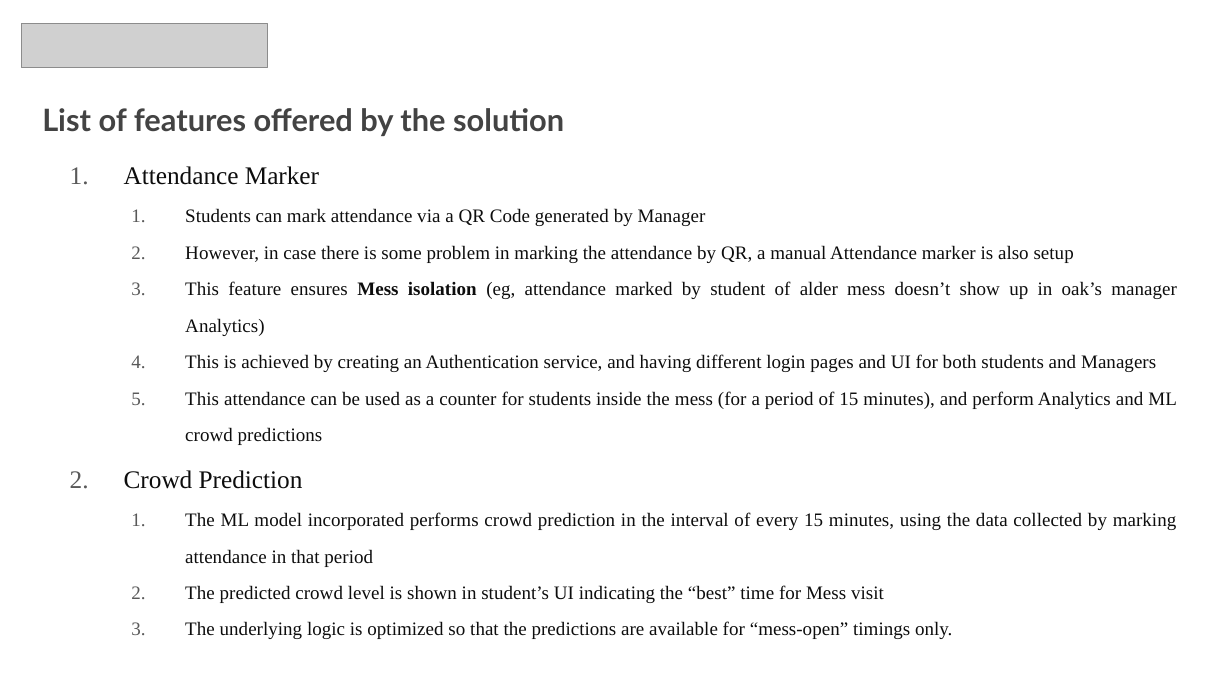
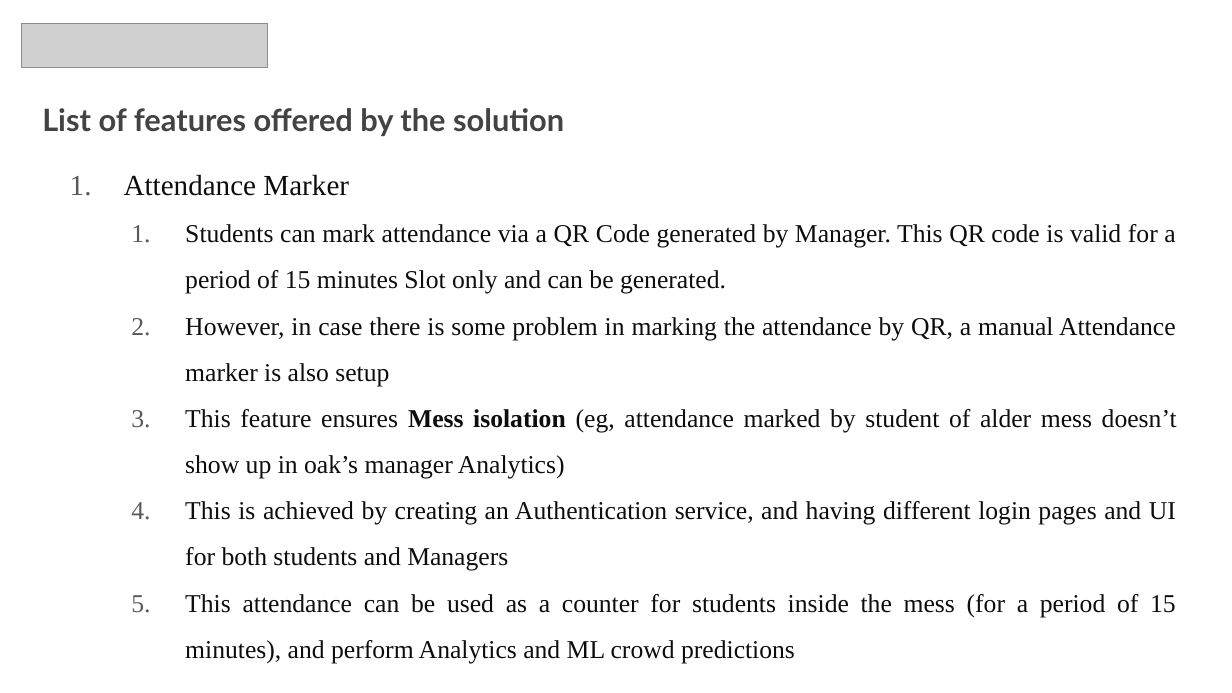
Before and after one commit to InfinityxR9/SmartMess, a slide deck: slide 7 of presentation.pptx (slide 5 before the commit). Drawn at 1232x693 pixels with LibreOffice and Linux fonts; fonts in the diff are those of the drawing; grey boxes stand for pictures. Boxes give left, top, right and bottom in pixels: in the first picture for what was removed or moved away, otherwise in the second. Text is boxed around its words. In the diff, an @@ line names an element or a change of style, - is before the commit and + after.

```diff
--- a/presentation.pptx
+++ b/presentation.pptx
@@ text at [124, 174, 1177, 663]: size 14.8 to 17 pt in "Attendance Marker"; size 11.1 to 15 pt in "However, in case there is some problem ...", "This feature ensures Mess isolation (eg, attendance ...", "This is achieved by creating an Authentication ...", "This attendance can be used as a ..."; line spacing 1.6 to 1.5 @@
@@ text at [185, 224, 1175, 294]: text changed; size 11.1 to 15 pt @@
-  1. Students can mark attendance via a QR Code generated by Manager
+  1. Students can mark attendance via a QR Code generated by Manager. This QR code is valid for a period of 15 minutes Slot only and can be generated.
@@ text at [124, 470, 1177, 639]: paragraphs removed @@
-2. Crowd Prediction
-  1. The ML model incorporated performs crowd prediction in the interval of every 15 minutes, using the data collected by marking attendance in that period
-  2. The predicted crowd level is shown in student’s UI indicating the “best” time for Mess visit
-  3. The underlying logic is optimized so that the predictions are available for “mess-open” timings only.
```
Also in this commit, not shown: 7 other slides changed, 3 slides added, 1 slide removed, 22 other files.
